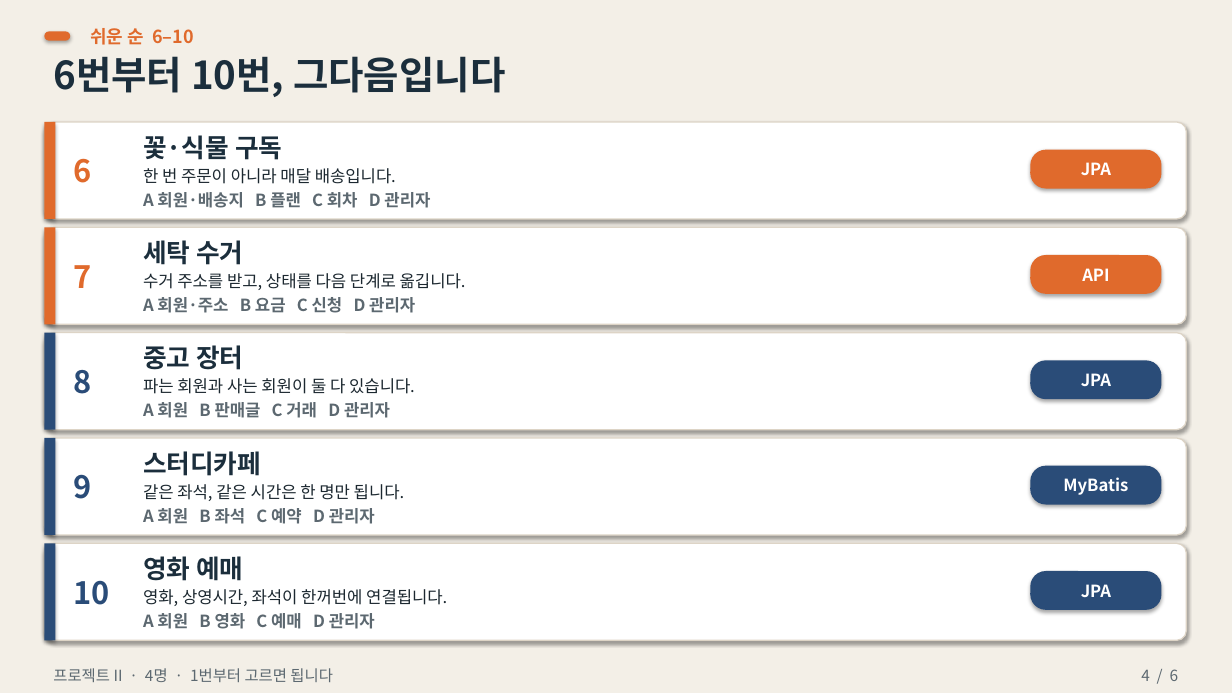
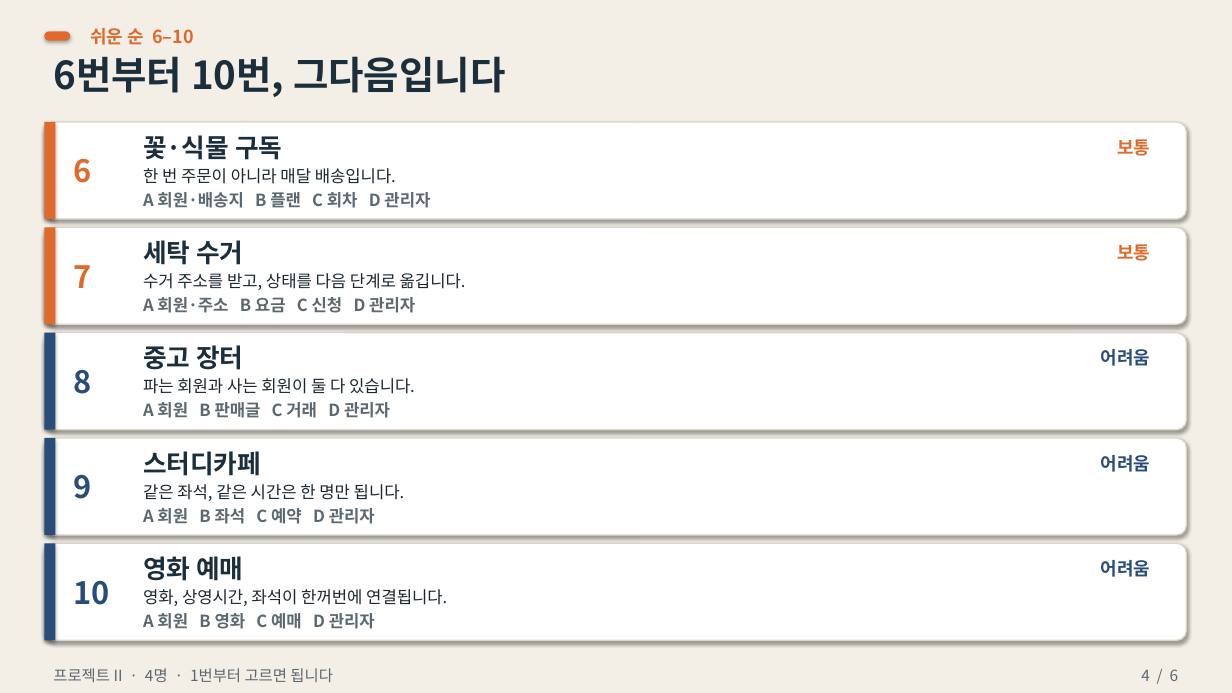
Before and after one commit to destiny54155415/the01, a slide deck: slide 4 of docs/B2C-4인-쉬운순-주제10.pptx. Drawn at 1232x693 pixels with LibreOffice and Linux fonts; fonts in the diff are those of the drawing. Boxes give left, top, right and bottom in pixels: in the first picture for what was removed or moved away, otherwise in the second. Text is boxed around its words. In the diff, an @@ line names an element or a change of style, - is before the commit and + after.

```diff
--- a/docs/B2C-4인-쉬운순-주제10.pptx
+++ b/docs/B2C-4인-쉬운순-주제10.pptx
@@ text added at box(1117, 139, 1150, 156), 14 pt, text #E06A2C, bold @@
+보통
@@ rounded rectangle removed at box(1031, 150, 1162, 189) @@
@@ text removed at box(1081, 162, 1111, 175) @@
-JPA
@@ rounded rectangle removed at box(1031, 255, 1162, 294) @@
@@ text removed at box(1082, 268, 1109, 281) @@
-API
@@ text added at box(1117, 244, 1150, 261), 14 pt, text #E06A2C, bold @@
+보통
@@ text added at box(1101, 349, 1151, 366), 14 pt, text #2A4C78, bold @@
+어려움
@@ rounded rectangle removed at box(1031, 360, 1162, 399) @@
@@ text removed at box(1081, 373, 1111, 386) @@
-JPA
@@ rounded rectangle removed at box(1031, 466, 1162, 505) @@
@@ text removed at box(1063, 477, 1128, 495) @@
-MyBatis
@@ text added at box(1101, 455, 1151, 472), 14 pt, text #2A4C78, bold @@
+어려움
@@ text added at box(1101, 560, 1151, 577), 14 pt, text #2A4C78, bold @@
+어려움
@@ rounded rectangle removed at box(1031, 571, 1162, 610) @@
@@ text removed at box(1081, 584, 1111, 597) @@
-JPA
```
Also in this commit, not shown: 1 other slide changed, 2 other files.
